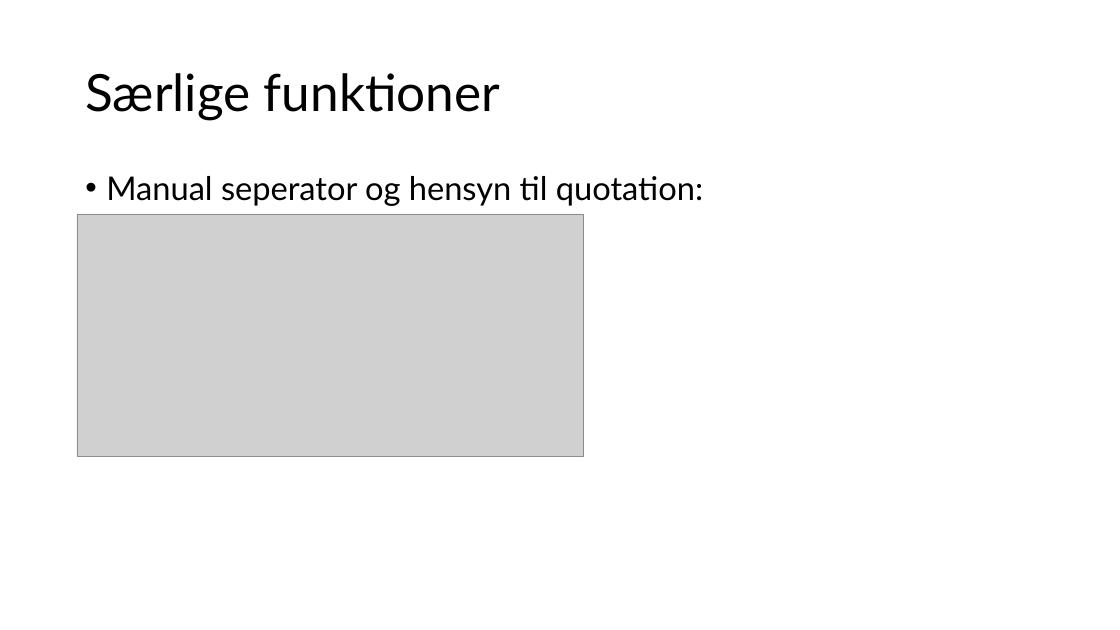
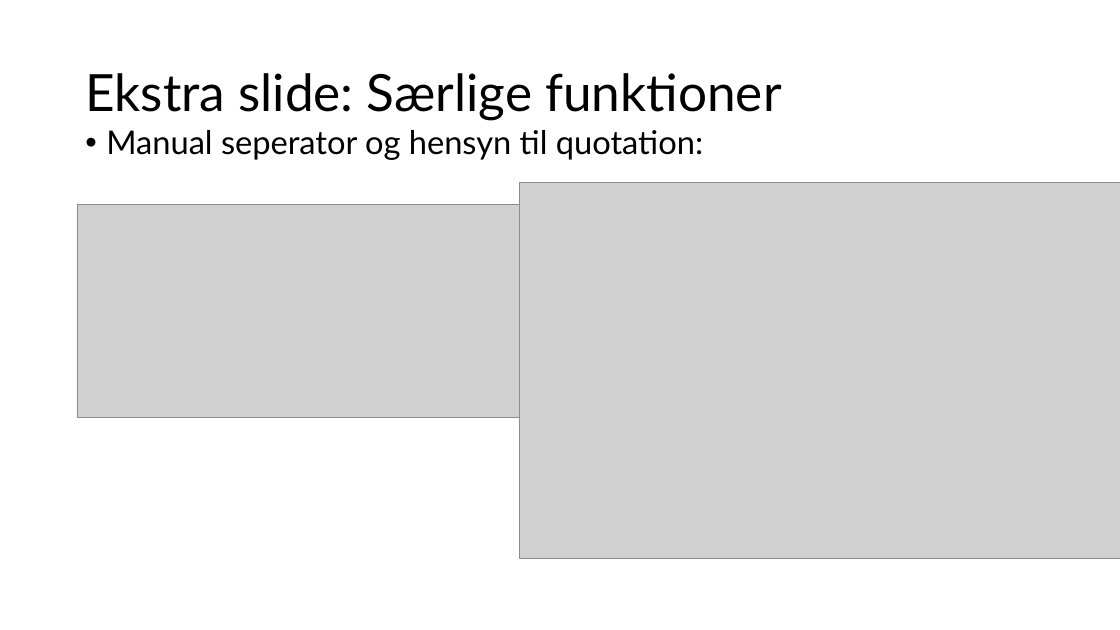
Before and after one commit to viktorbilde-debug/parser-opgaven, a slide deck: slide 10 of Parseropgave.pptx (slide 6 before the commit). Drawn at 1120x630 pixels with LibreOffice and Linux fonts; fonts in the diff are those of the drawing; grey boxes stand for pictures. Boxes give left, top, right and bottom in pixels: in the first picture for what was removed or moved away, otherwise in the second. Text is boxed around its words. In the diff, an @@ line names an element or a change of style, - is before the commit and + after.

Commit message:
Opdateret Parser class UML. Opdateret powerpoint. Lavet et UML over state diagram funktion

```diff
--- a/Parseropgave.pptx
+++ b/Parseropgave.pptx
@@ title at (85, 73, 781, 120): text changed @@
-Særlige funktioner
+Ekstra slide: Særlige funktioner
@@ text "Manual seperator og hensyn til ...": place and size @@
-text "Manual seperator og hensyn til ..." at (106, 176, 703, 206)
+text "Manual seperator og hensyn til ..." at (106, 130, 703, 160)
@@ picture: place and size @@
-picture at (77, 214, 584, 457)
+picture at (77, 204, 523, 418)
@@ picture added at (520, 182, 1120, 558) @@
```
Also in this commit, not shown: 3 other slides changed, 1 slide added, 4 other files.
